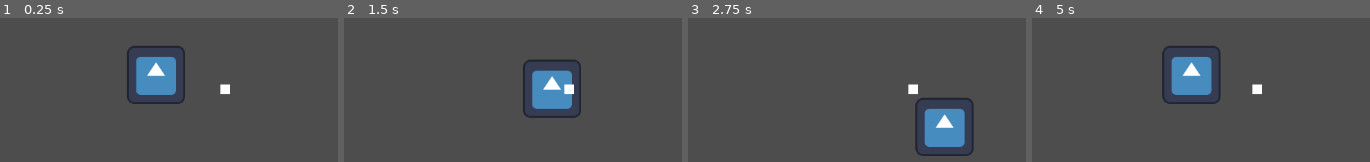
Above: before the commit, frames 1-4 (left to right).
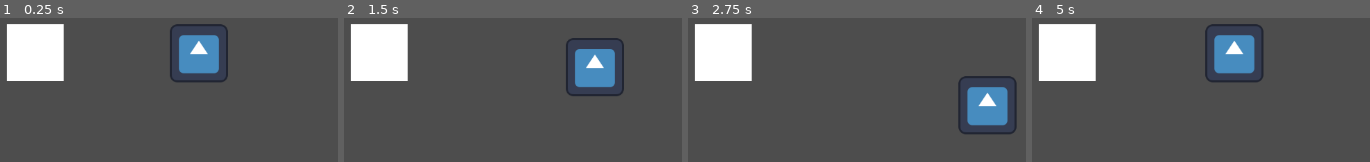
Above: after the commit, the same moments.

Repository: madsonmms/item-module
Game: Godot game, scene res://playground.tscn
Two runs of this game, one before a commit and one after it. Both use one fixed random seed, a clock stepped at 60 frames per second and the inputs below. The engine's default icon, where the game draws it, is replaced by a stand-in: a white triangle on a blue panel in a dark square.
Inputs:
- Up to frame 1 (0.25 s): no input
- Up to frame 2 (1.5 s): tap Enter (ui_accept) at 0.5, 1.35 s; hold Right (right) 0.53-1.28 s; hold Enter (ui_accept) 0.53-1.28 s; hold Down (down) from 1.28 s (still down)
- Up to frame 3 (2.75 s): tap Enter (ui_accept) at 1.52, 1.82 s; release Down (down) at 2.03 s; hold Right (right) from 2.03 s (still down); hold Enter (ui_accept) from 2.03 s (still down)
- Up to frame 4 (5 s): release Right (right) at 2.78 s; release Enter (ui_accept) at 2.78 s; hold Up (up) 2.78-3.53 s; tap Enter (ui_accept) at 2.85, 3.02, 3.32, 4.35, 4.52, 4.82 s; hold Enter (ui_accept) 3.53-4.28 s; hold Left (left) from 3.53 s (still down)

The runs differ from the first frame. In frame 1, 15% of the frame differs, in the area x 2-69%, y 4-60%; in frame 2, 15%; in frame 3, 15%, in the area x 2-98%, y 4-96%; in frame 4, 15%.

Commit message:
Refactored item and carry to something more modular and complete

Diff:
--- /dev/null
+++ b/BaseItem.tscn
@@ -0,0 +1,6 @@
+[gd_scene load_steps=2 format=3 uid="uid://l2royxwcttg7"]
+
+[ext_resource type="Script" uid="uid://dkh1m2dh54hy8" path="res://base_item.gd" id="1_5ifea"]
+
+[node name="BaseItem" type="Area2D"]
+script = ExtResource("1_5ifea")
--- a/CarryComponent.tscn
+++ b/CarryComponent.tscn
@@ -2,5 +2,5 @@
 
 [ext_resource type="Script" uid="uid://c6jr2erx156a5" path="res://carry_component.gd" id="1_ju87f"]
 
-[node name="CarryComponent" type="Node2D"]
+[node name="CarryComponent" type="Area2D"]
 script = ExtResource("1_ju87f")
--- a/Test_Item.tscn
+++ b/Test_Item.tscn
@@ -18,5 +18,5 @@
 scale = Vector2(0.21875, 0.21875)
 texture = SubResource("GradientTexture2D_ph0dh")
 
-[node name="CollisionShape2D" type="CollisionShape2D" parent="."]
+[node name="PickableArea" type="CollisionShape2D" parent="."]
 shape = SubResource("RectangleShape2D_6m5p0")
--- a/base_item.gd
+++ b/base_item.gd
@@ -1,18 +1,34 @@
 class_name BaseItem
-extends Node2D
+extends Area2D
 
 
 @export var item_name : String
 
 @export_group("Settings")
-@export var is_pickable : bool
-@export var is_collectable : bool
+enum ItemType {CARRY, PICKUP}
+@export var item_type: ItemType = ItemType.CARRY
+@export var can_interact: bool = true
 
 # Called when the node enters the scene tree for the first time.
 func _ready() -> void:
+
+	area_entered.connect(_on_area_entered)
+	area_exited.connect(_on_area_exited)
+
 	pass # Replace with function body.
 
-func on_picked_up(_carrier: CharacterBody2D) -> void:
+func get_item_type() -> ItemType:
+	return item_type
+
+func _on_area_entered(body: Node) -> void:
+	print_debug(item_name, ": Player entrou na área de interação")
+	pass
+
+func _on_area_exited(body: Node) -> void:
+	print_debug(item_name, ": Player saiu da área de interação")
+	pass
+
+func on_carry(_carrier: CharacterBody2D) -> void:
 	print_debug(item_name, " executando função de ser pego...")
 	pass
 
--- a/carry_component.gd
+++ b/carry_component.gd
@@ -1,38 +1,52 @@
 class_name CarryComponent
-extends Node
+extends Area2D
 
 signal item_picked_up(item: BaseItem)
 signal item_dropped(item: BaseItem)
-
-@export var pick_up_area : Area2D
+signal item_found(item: BaseItem)
+signal item_lost(item: BaseItem)
 
 var carried_item: BaseItem = null
 var is_carrying: bool = false
+var available_item: BaseItem = null
 
 # Called when the node enters the scene tree for the first time.
 func _ready() -> void:
 
-	if pick_up_area:
-		pick_up_area.area_entered.connect(_on_item_nearby)
-		pick_up_area.area_exited.connect(_on_item_far)
+	area_entered.connect(_on_item_nearby)
+	area_exited.connect(_on_item_far)
 
 	pass # Replace with function body.
 
+func try_interact() -> bool:
+	print_debug("Tentando interagir...")
 
-func picked_up_item(item: BaseItem) -> bool:
+	if is_carrying:
+		return drop_item()
+	elif available_item:
+		return try_carry(available_item)
+	else:
+		print_debug("Nenhum item próximo para interagir")
+		return false
+
+func try_carry(item: BaseItem) -> bool:
+
+	var types_list = BaseItem.ItemType
+	var item_type = item.get_item_type()
 
 	if is_carrying:
 		print_debug("Já está carregando um item!")
-		return false
+		print_debug("Item será dropado")
+		return drop_item()
 
-	if not item.is_pickable:
+	if item_type != types_list.CARRY || item.can_interact == false:
 		print_debug("Este item não pode ser pego!")
 		return false
 
 	carried_item = item
 	is_carrying = true
 
-	item.on_picked_up(get_parent())
+	item.on_carry(get_parent())
 
 	item_picked_up.emit(item)
 
@@ -54,15 +68,22 @@
 	carried_item = null
 	is_carrying = false
 
-
 	return true
 
-func _on_item_nearby(body: Node) -> void:
-	if body is BaseItem and body.is_pickable:
-		print_debug("Item próximo: ", body.item_name)
+func _on_item_nearby(item: Area2D) -> void:
+
+	print_debug(item.item_name)
+
+	if item is BaseItem and item.can_interact and item.get_item_type() == BaseItem.ItemType.CARRY:
+		available_item = item
+		item_found.emit(item)
+		print_debug("Item disponível para carregar: ", item.item_name)
+
+func _on_item_far(item: Area2D) -> void:
+
+	if item and item == available_item:
+		item_lost.emit(item)
+		available_item = null
+		print_debug("Item fora do alcance!: ", item.item_name)
+
 	pass
-
-func _on_item_far(body: Node) -> void:
-	if body is BaseItem:
-		print_debug("Item afastou: ", body.item_name)
-	pass
--- a/player.gd
+++ b/player.gd
@@ -28,12 +28,7 @@
 func _input(event: InputEvent) -> void:
 	if event.is_action_pressed("ui_accept"):
 
-		var test_item = BaseItem.new()
-		test_item.item_name = "Item de Teste"
-		test_item.is_pickable = true
-
-		if carry_component.picked_up_item(test_item):
-			print_debug("Player agora carrega: ", test_item.item_name)
+		carry_component.try_interact()
 
 	if event.is_action_pressed("ui_cancel"):  # ESC
 		carry_component.drop_item()
--- a/player.tscn
+++ b/player.tscn
@@ -8,24 +8,19 @@
 size = Vector2(85, 86)
 
 [sub_resource type="CircleShape2D" id="CircleShape2D_kne1u"]
-radius = 63.007935
 
 [node name="Player" type="CharacterBody2D"]
 script = ExtResource("1_4flbx")
 
 [node name="Sprite2D" type="Sprite2D" parent="."]
-position = Vector2(32.249996, 33.249996)
 scale = Vector2(0.65234375, 0.65234375)
 texture = ExtResource("2_onrkg")
 
 [node name="CollisionShape2D" type="CollisionShape2D" parent="."]
-position = Vector2(32.5, 34)
 shape = SubResource("RectangleShape2D_i3pqv")
 
 [node name="CarryComponent" parent="." instance=ExtResource("3_kne1u")]
+collision_mask = 4
 
-[node name="Area2D" type="Area2D" parent="CarryComponent"]
-
-[node name="CollisionShape2D" type="CollisionShape2D" parent="CarryComponent/Area2D"]
-position = Vector2(33, 34)
+[node name="CollisionShape2D" type="CollisionShape2D" parent="CarryComponent"]
 shape = SubResource("CircleShape2D_kne1u")
--- a/playground.tscn
+++ b/playground.tscn
@@ -1,14 +1,30 @@
-[gd_scene load_steps=3 format=3 uid="uid://bd3hxsa4ri8ms"]
+[gd_scene load_steps=6 format=3 uid="uid://bd3hxsa4ri8ms"]
 
 [ext_resource type="PackedScene" uid="uid://cew3cevt4ay60" path="res://Player.tscn" id="1_rupst"]
-[ext_resource type="PackedScene" uid="uid://bhog5dvw5fy8h" path="res://Test_Item.tscn" id="2_wt17y"]
+[ext_resource type="PackedScene" uid="uid://l2royxwcttg7" path="res://BaseItem.tscn" id="1_wt17y"]
+
+[sub_resource type="Gradient" id="Gradient_wt17y"]
+colors = PackedColorArray(1, 1, 1, 1, 1, 1, 1, 1)
+
+[sub_resource type="GradientTexture2D" id="GradientTexture2D_m8u5f"]
+gradient = SubResource("Gradient_wt17y")
+
+[sub_resource type="CircleShape2D" id="CircleShape2D_wt17y"]
+radius = 58.420887
 
 [node name="Playground" type="Node2D"]
 
+[node name="BaseItem" parent="." instance=ExtResource("1_wt17y")]
+position = Vector2(169, 151)
+collision_layer = 4
+item_name = "Caixa"
+
+[node name="Sprite2D" type="Sprite2D" parent="BaseItem"]
+scale = Vector2(1.28125, 1.28125)
+texture = SubResource("GradientTexture2D_m8u5f")
+
+[node name="CollisionShape2D" type="CollisionShape2D" parent="BaseItem"]
+shape = SubResource("CircleShape2D_wt17y")
+
 [node name="Player" parent="." instance=ExtResource("1_rupst")]
-position = Vector2(311, 150)
-
-[node name="Test_Item" parent="." instance=ExtResource("2_wt17y")]
-position = Vector2(443, 204)
-item_name = "Item de teste"
-is_pickable = true
+position = Vector2(405, 152)
--- a/project.godot
+++ b/project.godot
@@ -38,6 +38,11 @@
 ]
 }
 
+[layer_names]
+
+2d_physics/layer_1="Player"
+2d_physics/layer_3="Interactables"
+
 [rendering]
 
 renderer/rendering_method="gl_compatibility"
